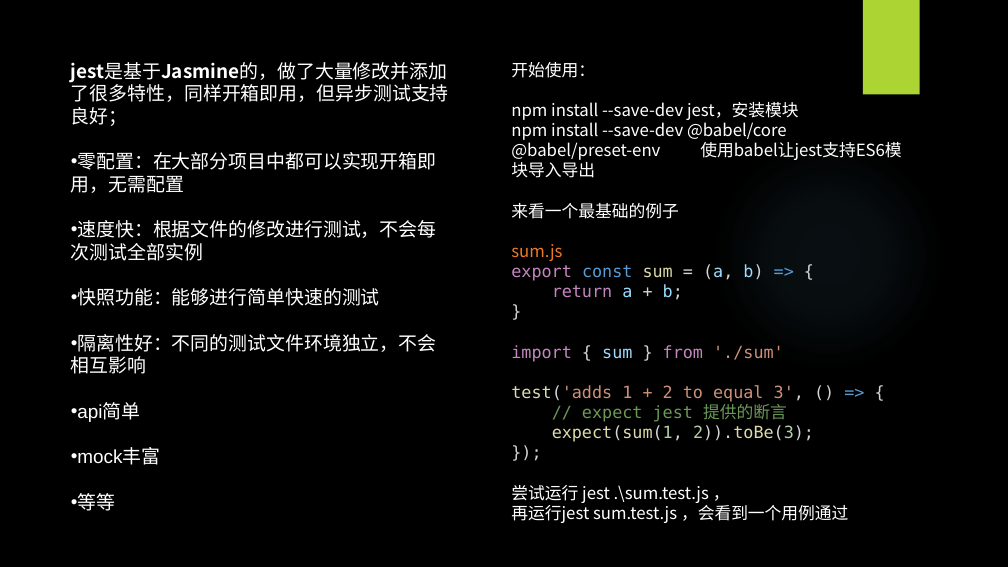
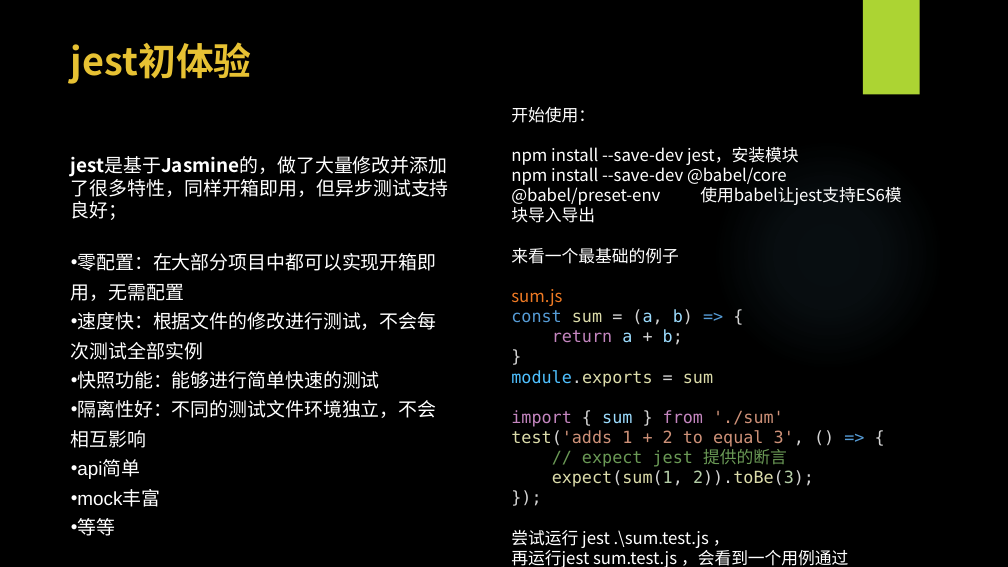
Before and after one commit to WangEbo/auto-test, a slide deck: slide 8 of 王博书的分享/自动化测试.pptx. Drawn at 1008x567 pixels with LibreOffice and Linux fonts; fonts in the diff are those of the drawing; background and template pictures are left out. Boxes give left, top, right and bottom in pixels: in the first picture for what was removed or moved away, otherwise in the second. Text is boxed around its words. In the diff, an @@ line names an element or a change of style, - is before the commit and + after.

```diff
--- a/王博书的分享/自动化测试.pptx
+++ b/王博书的分享/自动化测试.pptx
@@ text added at [71, 42, 252, 84], 36 pt, text #E6C133, bold @@
+jest初体验
@@ text "开始使用：": place and size @@
-text "开始使用：" at [511, 62, 901, 523]
+text "开始使用：" at [511, 107, 901, 567]
@@ text "jest是基于Jasmine的，做了大量修改并添加了很多特性，同样开箱即用，但异步测试支持良好；": place and size @@
-text "jest是基于Jasmine的，做了大量修改并添加了很多特性，同样开箱即用，但异步测试支持良好；" at [71, 62, 449, 511]
+text "jest是基于Jasmine的，做了大量修改并添加了很多特性，同样开箱即用，但异步测试支持良好；" at [71, 156, 449, 536]
@@ text at [71, 253, 436, 360]: text changed @@
-• 零配置：在大部分项目中都可以实现开箱即用，无需配置
-• 速度快：根据文件的修改进行测试，不会每次测试全部实例
+• 零配置：在大部分项目中都可以实现开箱即 用，无需配置
+• 速度快：根据文件的修改进行测试，不会每 次测试全部实例
@@ text at [511, 309, 693, 325]: text changed @@
-export const sum = (a, b) => {
+const sum = (a, b) => {
@@ text at [71, 371, 379, 536]: line spacing 1 to 28pt @@
@@ text at [511, 370, 804, 447]: text changed @@
-import { sum } from './sum'
-test('adds 1 + 2 to equal 3', () => {
+module.exports = sum
+import { sum } from './sum'
+test('adds 1 + 2 to equal 3', () => {
@@ text at [71, 400, 436, 448]: text changed @@
-• 隔离性好：不同的测试文件环境独立，不会相互影响
+• 隔离性好：不同的测试文件环境独立，不会 相互影响
```
Also in this commit, not shown: 13 other slides changed, 3 slides added, 6 other files.
